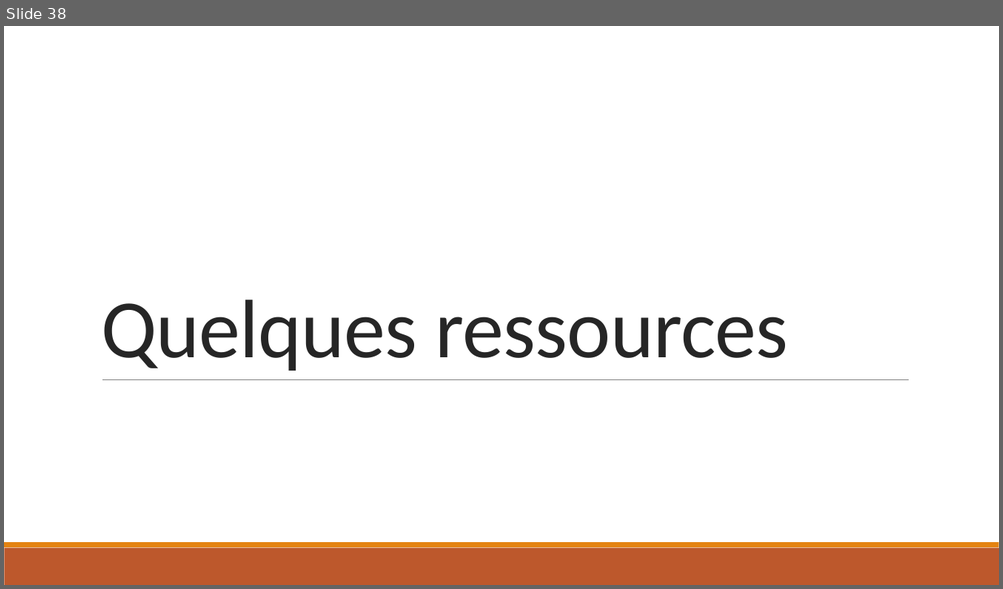
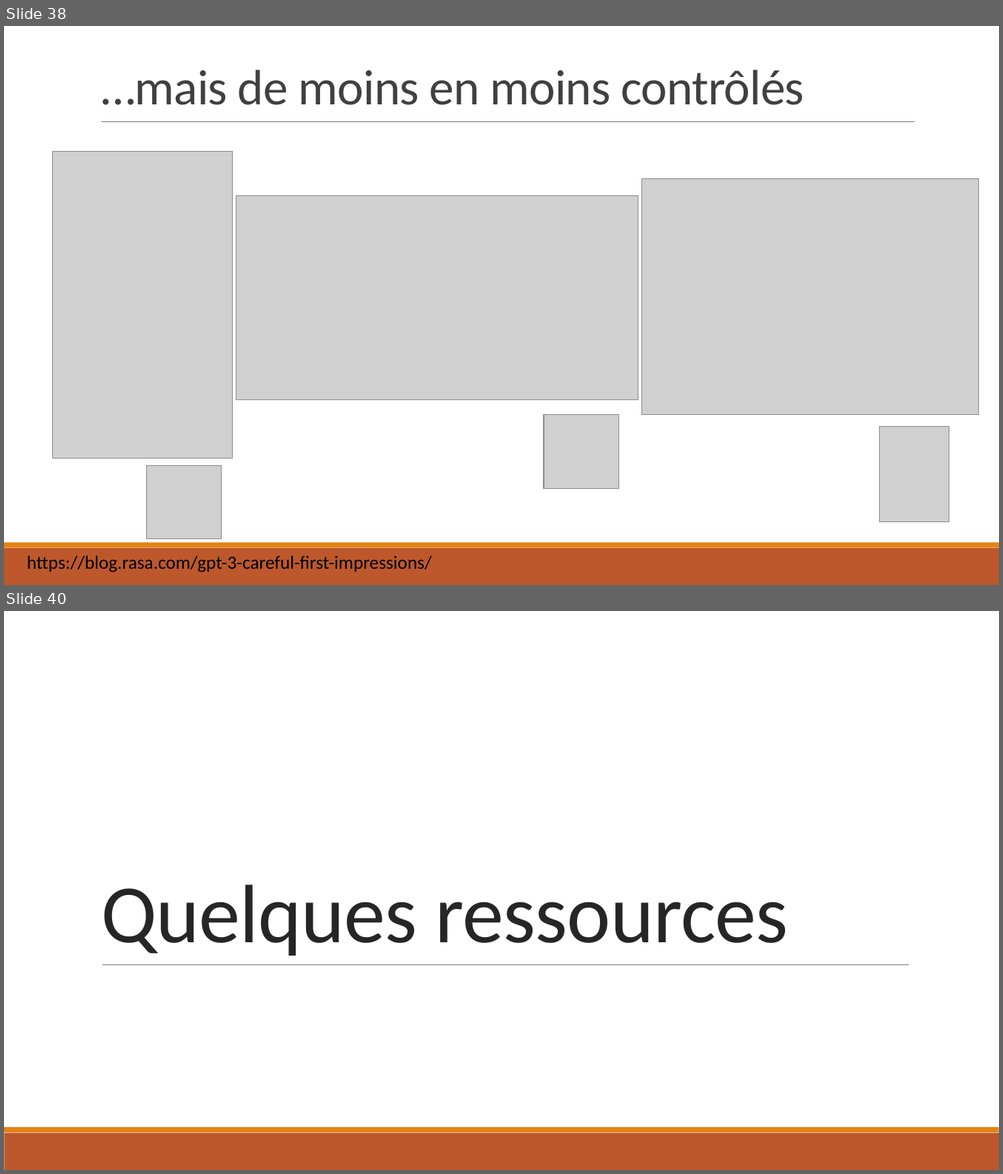
Before and after one commit to tomduquennoy/deep-learning, a slide deck: NLP/presentation/Cours_TALN_Supaero_2020.pptx. Shown one above the other, each under a label of ours: slide 38 before the commit, slides 38 and 40 after it; the slides between them are not shown. The pictures are 1003x589 and 1003x1174 pixels, drawn with LibreOffice and Linux fonts; fonts in the diff are those of the drawing; grey boxes stand for pictures. Boxes give left, top, right and bottom in pixels: in the first picture for what was removed or moved away, otherwise in the second. Text is boxed around its words. In the diff, an @@ line names an element or a change of style, - is before the commit and + after.

```diff
--- a/NLP/presentation/Cours_TALN_Supaero_2020.pptx
+++ b/NLP/presentation/Cours_TALN_Supaero_2020.pptx
@@ slide 38 added at [4, 26, 999, 585], background #FFFFFF; not listed: 2 template elements that a slide beside it also shows @@
@@ title added at [101, 70, 805, 105], 48 pt, text #404040 @@
+…mais de moins en moins contrôlés
@@ line added from (101, 121) to (914, 121), #808080 0.5 pt @@
@@ picture added at [53, 151, 233, 459] @@
@@ picture added at [642, 179, 979, 415] @@
@@ picture added at [236, 196, 638, 400] @@
@@ picture added at [543, 415, 619, 489] @@
@@ picture added at [880, 427, 949, 523] @@
@@ picture added at [147, 466, 222, 540] @@
@@ text added at [27, 556, 432, 573], 18 pt, text #000000 @@
+https://blog.rasa.com/gpt-3-careful-first-impressions/
@@ what was slide 38 is now slide 40 @@
```
Also in this commit, not shown: 2 other slides added, 1 slide removed, 2 other files.
